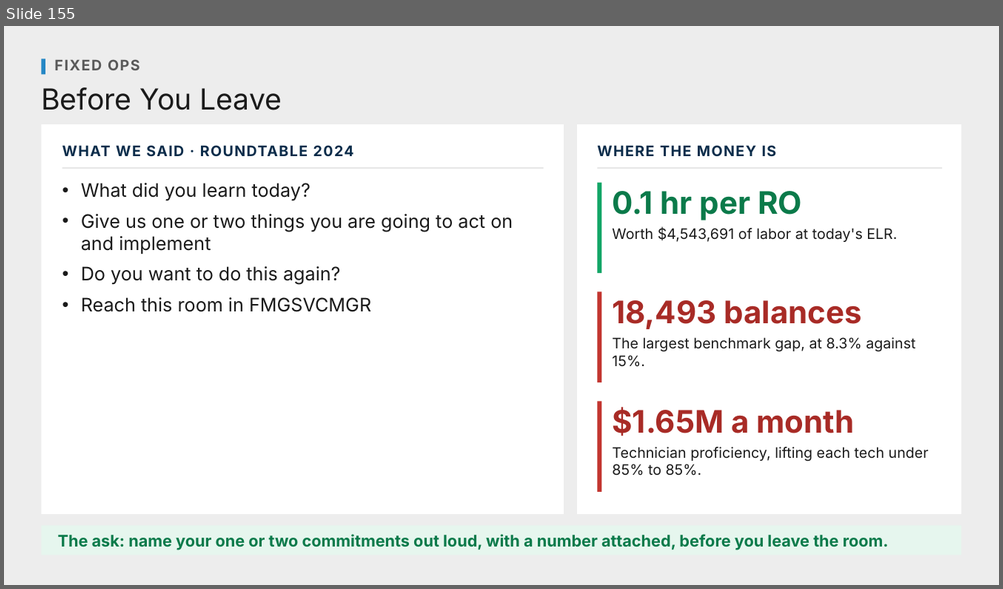
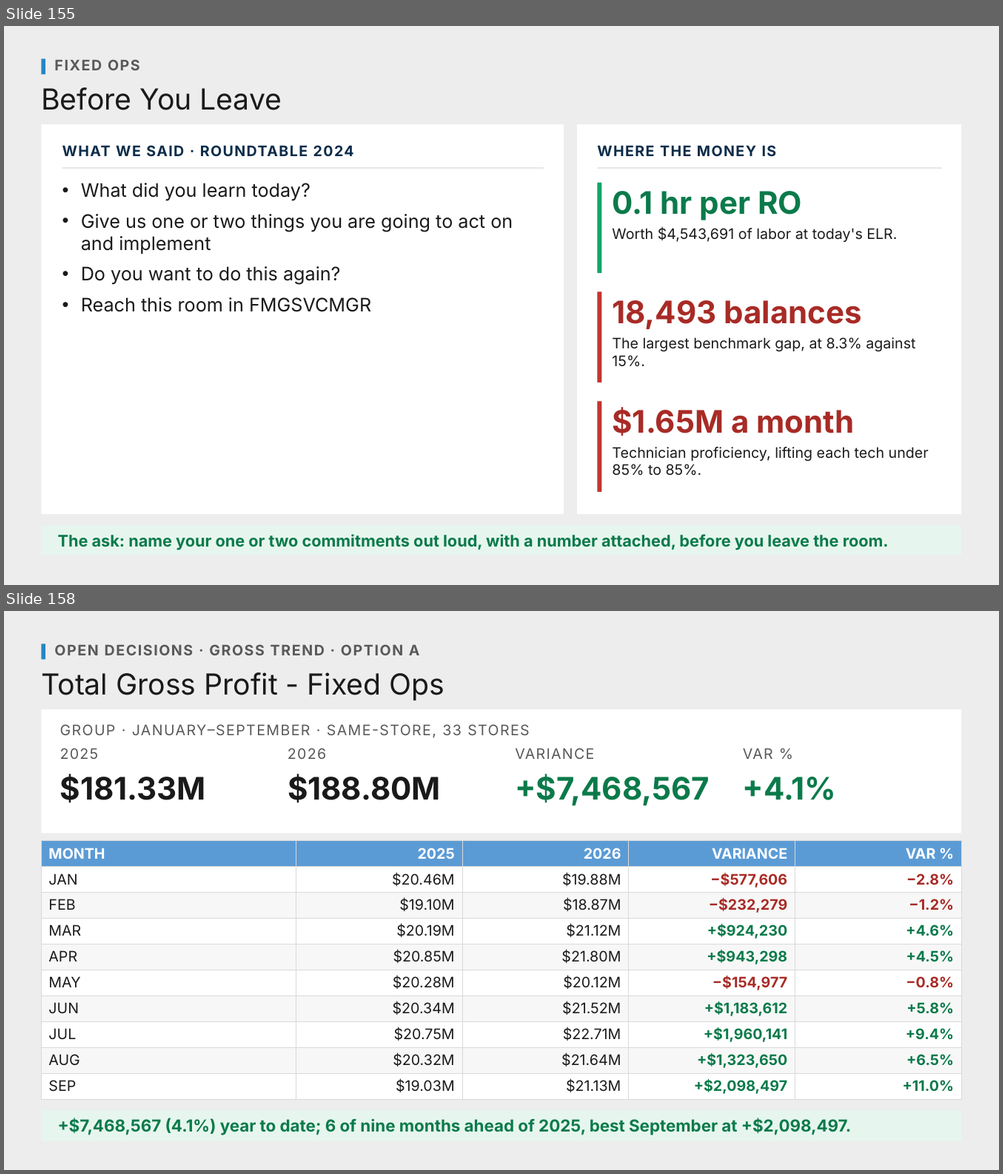
Before and after one commit to Ndresner/Noah, a slide deck: day2-deck/decks/Fixed Ops - Day 2 Example Test Deck.pptx. Shown one above the other, each under a label of ours: slide 155 before the commit, slides 155 and 158 after it; the slides between them are not shown. The pictures are 1003x589 and 1003x1174 pixels, drawn with LibreOffice and Linux fonts; fonts in the diff are those of the drawing. Boxes give left, top, right and bottom in pixels: in the first picture for what was removed or moved away, otherwise in the second. Text is boxed around its words. In the diff, an @@ line names an element or a change of style, - is before the commit and + after.

```diff
--- a/day2-deck/decks/Fixed Ops - Day 2 Example Test Deck.pptx
+++ b/day2-deck/decks/Fixed Ops - Day 2 Example Test Deck.pptx
@@ slide 158 added at [4, 611, 999, 1170], background #EDEDED @@
@@ rectangle added at [41, 644, 45, 660], fill #2587C5 @@
@@ text added at [54, 644, 420, 655], 14 pt, text #595959, bold @@
+OPEN DECISIONS · GROSS TREND · OPTION A
@@ text added at [41, 672, 445, 701], 28 pt, text #1A1A1A @@
+Total Gross Profit - Fixed Ops
@@ rectangle added at [41, 709, 962, 833], fill #FFFFFF @@
@@ text added at [60, 724, 529, 738], 14 pt, text #595959 @@
+GROUP · JANUARY–SEPTEMBER · SAME-STORE, 33 STORES
@@ text added at [60, 748, 99, 759], 14 pt, text #595959 @@
+2025
@@ text added at [287, 748, 326, 759], 14 pt, text #595959 @@
+2026
@@ text added at [515, 748, 594, 759], 14 pt, text #595959 @@
+VARIANCE
@@ text added at [743, 748, 773, 759], 14 pt, text #595959 @@
+VAR %
@@ text added at [60, 774, 206, 803], 30 pt, text #1A1A1A, bold @@
+$181.33M
@@ text added at [287, 774, 441, 803], 30 pt, text #1A1A1A, bold @@
+$188.80M
@@ text added at [515, 774, 709, 806], 30 pt, text #0B7A4A, bold @@
++$7,468,567
@@ text added at [743, 777, 836, 800], 30 pt, text #0B7A4A, bold @@
++4.1%
@@ table added at [41, 841, 962, 1097], 10 rows, 5 columns @@
+MONTH | 2025 | 2026 | VARIANCE | VAR %
+JAN | $20.46M | $19.88M | −$577,606 | −2.8%
+FEB | $19.10M | $18.87M | −$232,279 | −1.2%
+MAR | $20.19M | $21.12M | +$924,230 | +4.6%
+APR | $20.85M | $21.80M | +$943,298 | +4.5%
+MAY | $20.28M | $20.12M | −$154,977 | −0.8%
+JUN | $20.34M | $21.52M | +$1,183,612 | +5.8%
+JUL | $20.75M | $22.71M | +$1,960,141 | +9.4%
+AUG | $20.32M | $21.64M | +$1,323,650 | +6.5%
+SEP | $19.03M | $21.13M | +$2,098,497 | +11.0%
@@ rectangle added at [41, 1111, 962, 1142], fill #E6F6EE @@
@@ text added at [58, 1118, 851, 1136], 16 pt, text #0B7A4A, bold @@
++$7,468,567 (4.1%) year to date; 6 of nine months ahead of 2025, best September at +$2,098,497.
```
Also in this commit, not shown: 1 slide changed, 41 other slides added, 9 other files.
